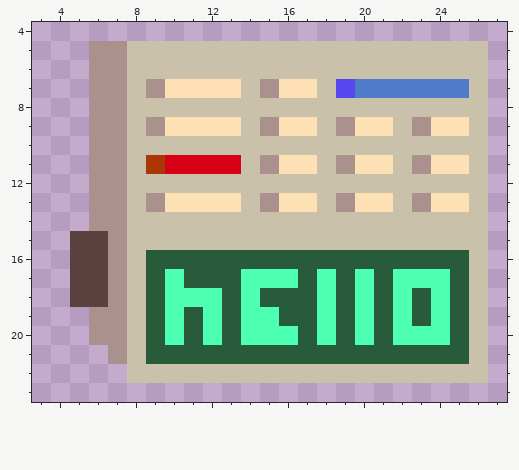
File history of a pixel-art sprite, packages/nouns-img-permutator/assets/layer-3/head-calculator.png. Above, as it was before the edit.
The file is 32x32 pixels. Shown: x 3..27, y 4..23.
Once edited:
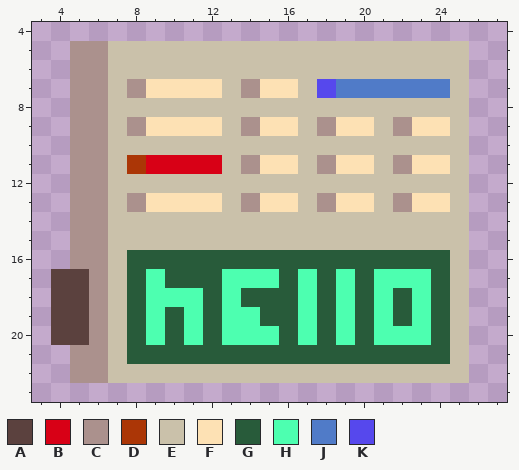
Palette (. is transparent): A #5b413e  B #d80016  C #ab918d  D #ab3606  E #cac1aa  F #fde1b4  G #285b3a  H #4dffb0  J #507bc8  K #5648ed
From old to new:
The edit adds colour A in rows 17 to 18 at x 4; in rows 19 to 20 at x 4 to 5.
Colour D gives way to colour B in row 11 at x 9.
The edit adds colour C in rows 5 to 14 at x 5; in rows 21 to 22 at x 5 to 6.
Colour A gives way to colour C in rows 15 to 16 at x 5 to 6; in rows 17 to 18 at x 6.
Colour E gives way to colour C in row 7 at x 8 and 14; in row 9 at x 8, 14, 18 and 22; in row 11 at x 14, 18 and 22; in row 13 at x 8, 14, 18 and 22.
Colour E gives way to colour D in row 11 at x 8.
The edit adds colour E in row 22 at x 7.
Colour B gives way to colour E in row 11 at x 13.
Colour C gives way to colour E in rows 5 to 21 at x 7.
Colour F gives way to colour E in row 7 at x 13 and 17; in row 9 at x 13, 17, 21 and 25; in row 11 at x 17, 21 and 25; in row 13 at x 13, 17, 21 and 25.
Colour G gives way to colour E in rows 16 to 21 at x 25.
Colour J gives way to colour E in row 7 at x 25.
Colour C gives way to colour F in row 7 at x 9 and 15; in row 9 at x 9, 15, 19 and 23; in row 11 at x 15, 19 and 23; in row 13 at x 9, 15, 19 and 23.
Colour E gives way to colour G in rows 16 to 21 at x 8.
Colour H gives way to colour G in row 17 at x 10, 16, 18, 20 and 24; in row 18 at x 12, 14, 18, 20, 22 and 24; in row 19 at x 10, 12, 15, 18, 20, 22 and 24; in row 20 at x 10, 12, 16, 18, 20 and 24.
Colour G gives way to colour H in row 17 at x 9, 13, 17, 19 and 21; in row 18 at x 9, 13, 17, 19, 21 and 23; in row 19 at x 9, 11, 13, 17, 19, 21 and 23; in row 20 at x 9, 11, 13, 17, 19 and 21.
Colour K gives way to colour J in row 7 at x 19.
Colour E gives way to colour K in row 7 at x 18.
Colour E is gone in rows 5 to 22 at x 26.
Changed places in both pictures, as pixel boxes (x1, y1, x2, y2):
changed: (51, 41, 488, 383)
